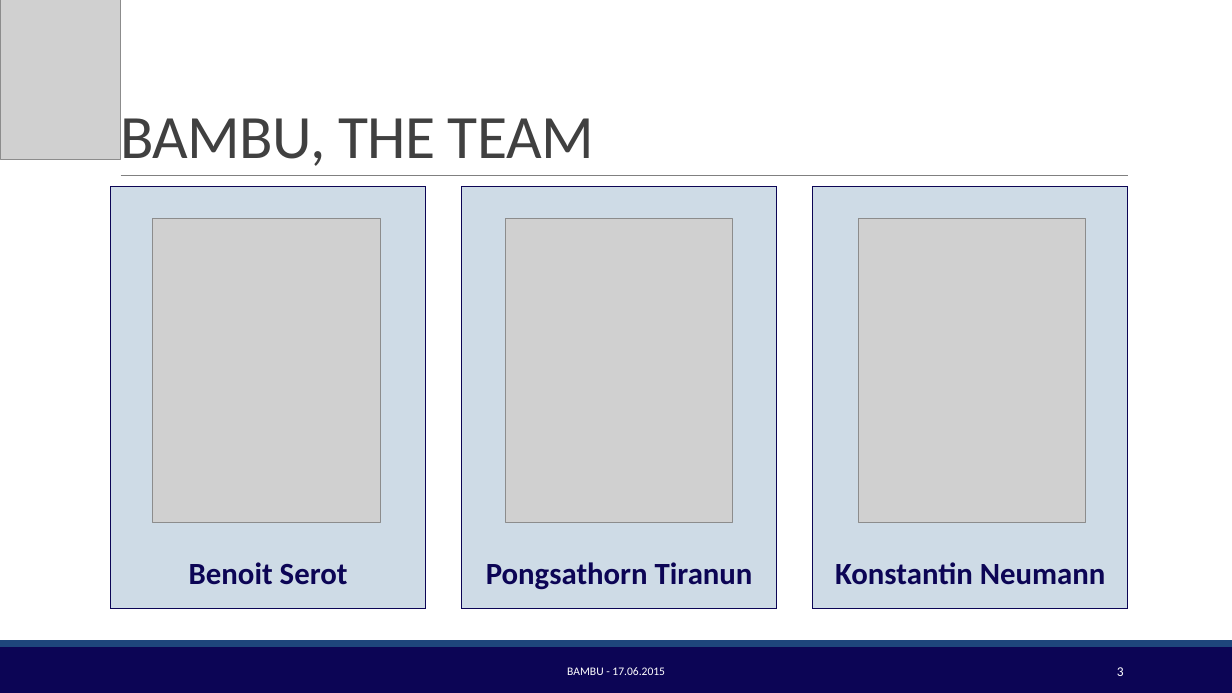
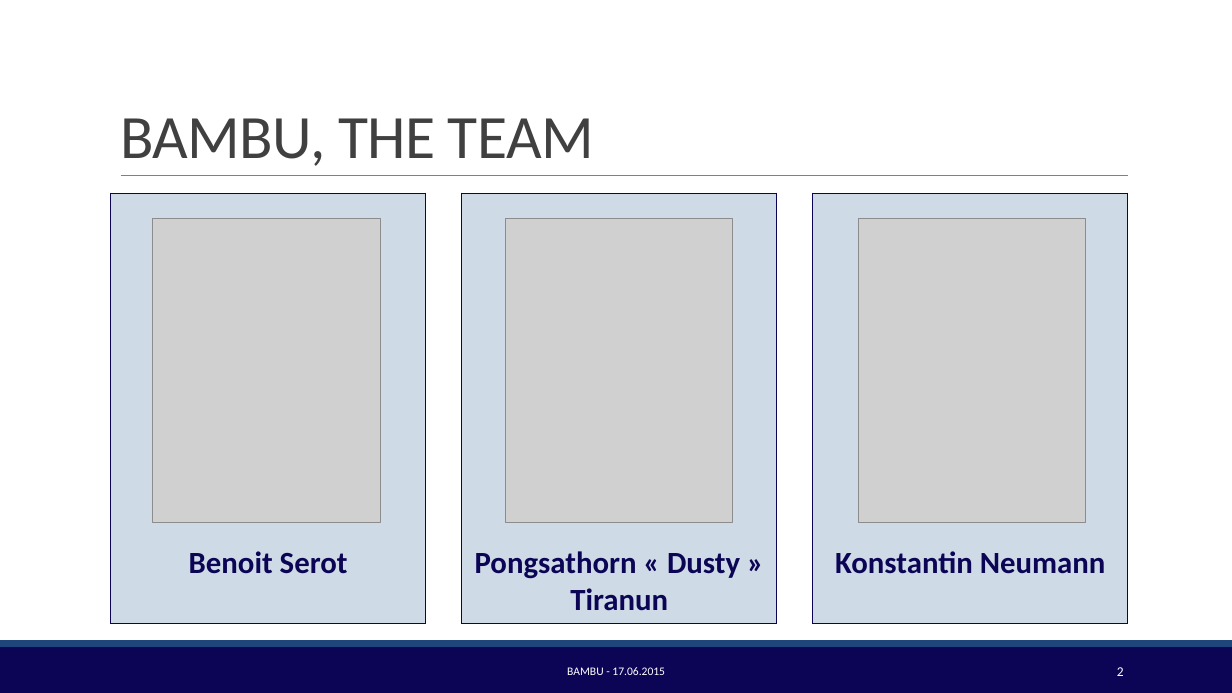
Before and after one commit to BambuGMS/Industry-Analysis-Report, a slide deck: slide 3 of Assignments/Presentations/2015.06.14_Presentation.pptx. Drawn at 1232x693 pixels with LibreOffice and Linux fonts; fonts in the diff are those of the drawing; grey boxes stand for pictures; background and template pictures are left out. Boxes give left, top, right and bottom in pixels: in the first picture for what was removed or moved away, otherwise in the second. Text is boxed around its words. In the diff, an @@ line names an element or a change of style, - is before the commit and + after.

```diff
--- a/Assignments/Presentations/2015.06.14_Presentation.pptx
+++ b/Assignments/Presentations/2015.06.14_Presentation.pptx
@@ picture removed at (0,0,120,160) @@
@@ table at (111,193,1128,623) @@
-row 2, column 3: Pongsathorn Tiranun
+row 2, column 3: Pongsathorn « Dusty » Tiranun
@@ table: place and size @@
-table at (111,187,1128,609)
+table at (111,193,1128,623)
@@ text at (1117,667,1124,676): text changed @@
-3
+2
```
Also in this commit, not shown: 7 other slides changed, 1 slide removed.
